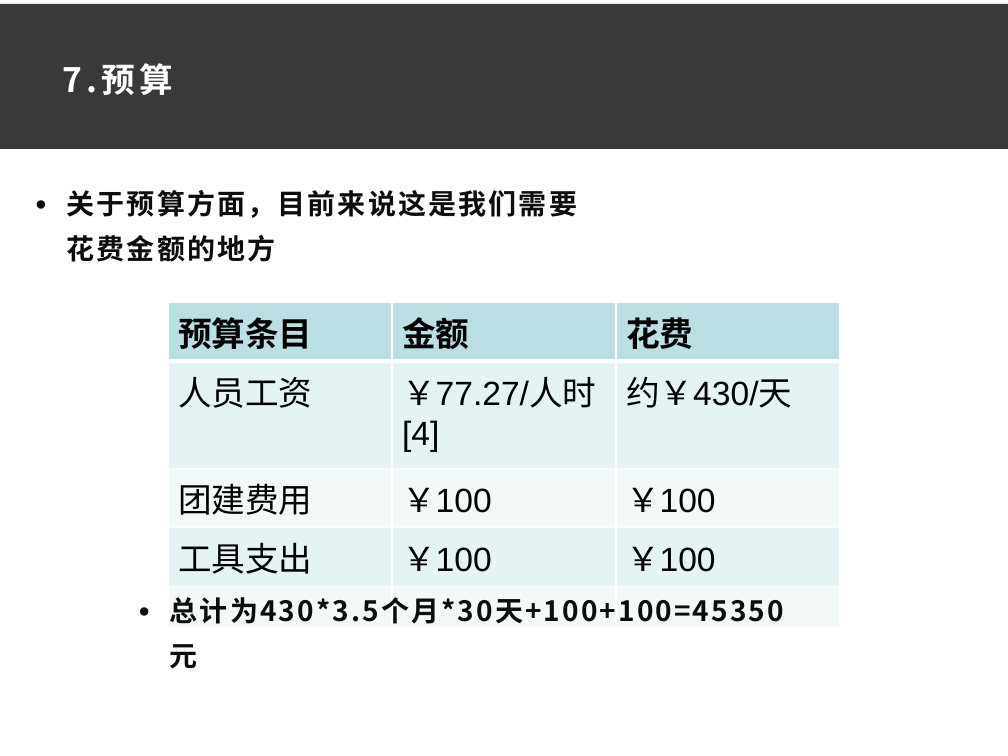
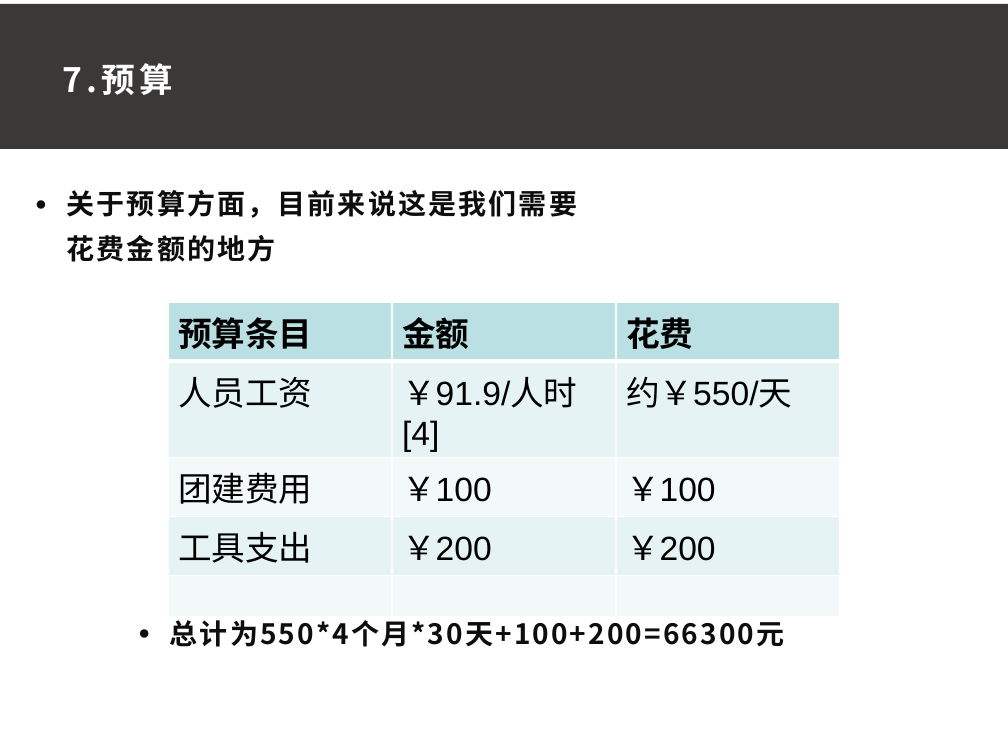
Before and after one commit to ConstanTWT/SE2020-G01, a slide deck: slide 19 of 项目计划书/G01小组项目计划PPT0.2.pptx. Drawn at 1008x756 pixels with LibreOffice and Linux fonts; fonts in the diff are those of the drawing. Boxes give left, top, right and bottom in pixels: in the first picture for what was removed or moved away, otherwise in the second. Text is boxed around its words. In the diff, an @@ line names an element or a change of style, - is before the commit and + after.

```diff
--- a/项目计划书/G01小组项目计划PPT0.2.pptx
+++ b/项目计划书/G01小组项目计划PPT0.2.pptx
@@ table at [168,302,840,567] @@
-row 2, column 2: ￥77.27/人时[4]
+row 2, column 2: ￥91.9/人时[4]
-row 2, column 3: 约￥430/天
+row 2, column 3: 约￥550/天
-row 4, column 2: ￥100
+row 4, column 2: ￥200
-row 4, column 3: ￥100
+row 4, column 3: ￥200
@@ text at [170,620,785,647]: text changed @@
-● 总计为430*3.5个月*30天+100+100=45350元
+● 总计为550*4个月*30天+100+200=66300元
```
Also in this commit, not shown: 5 other files.
